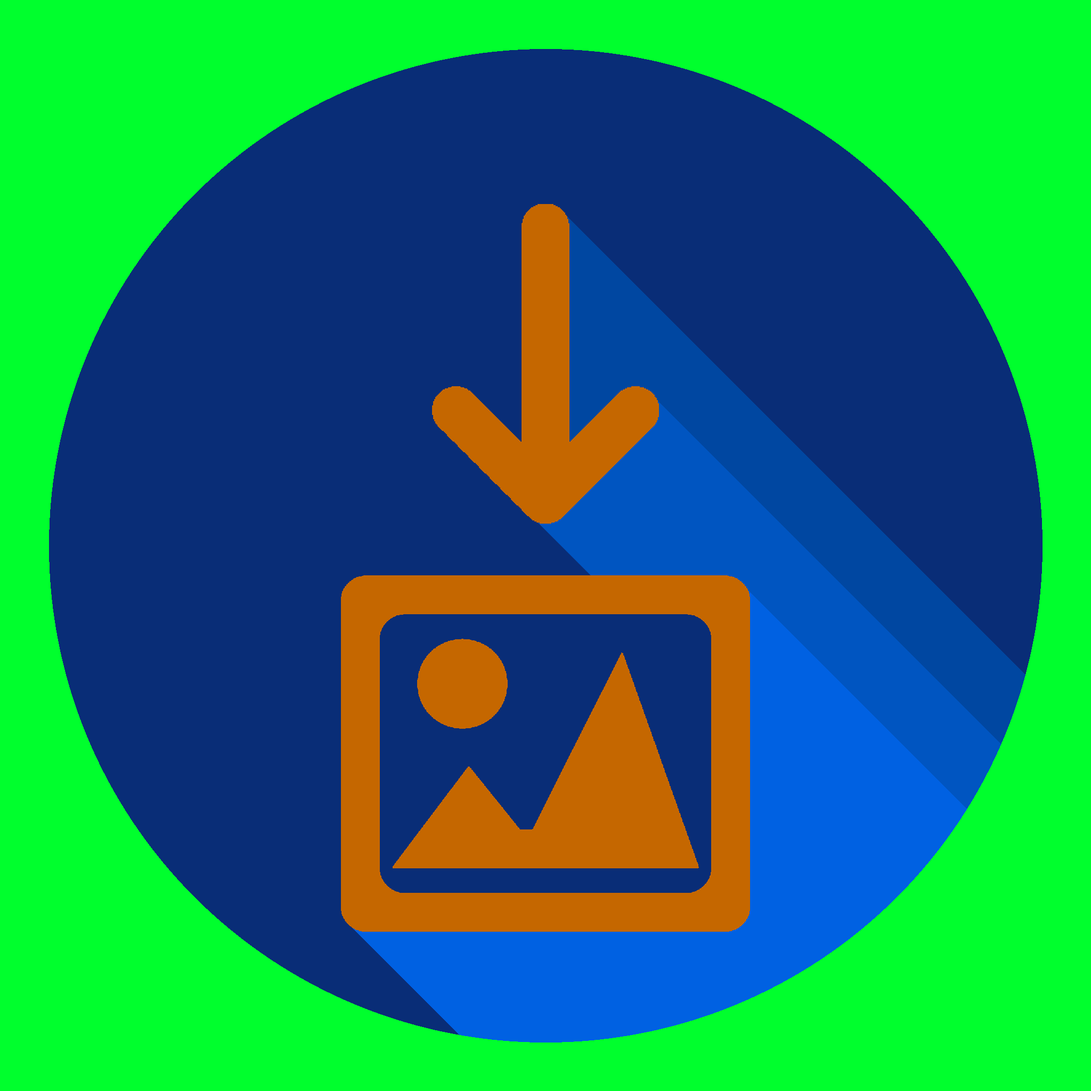
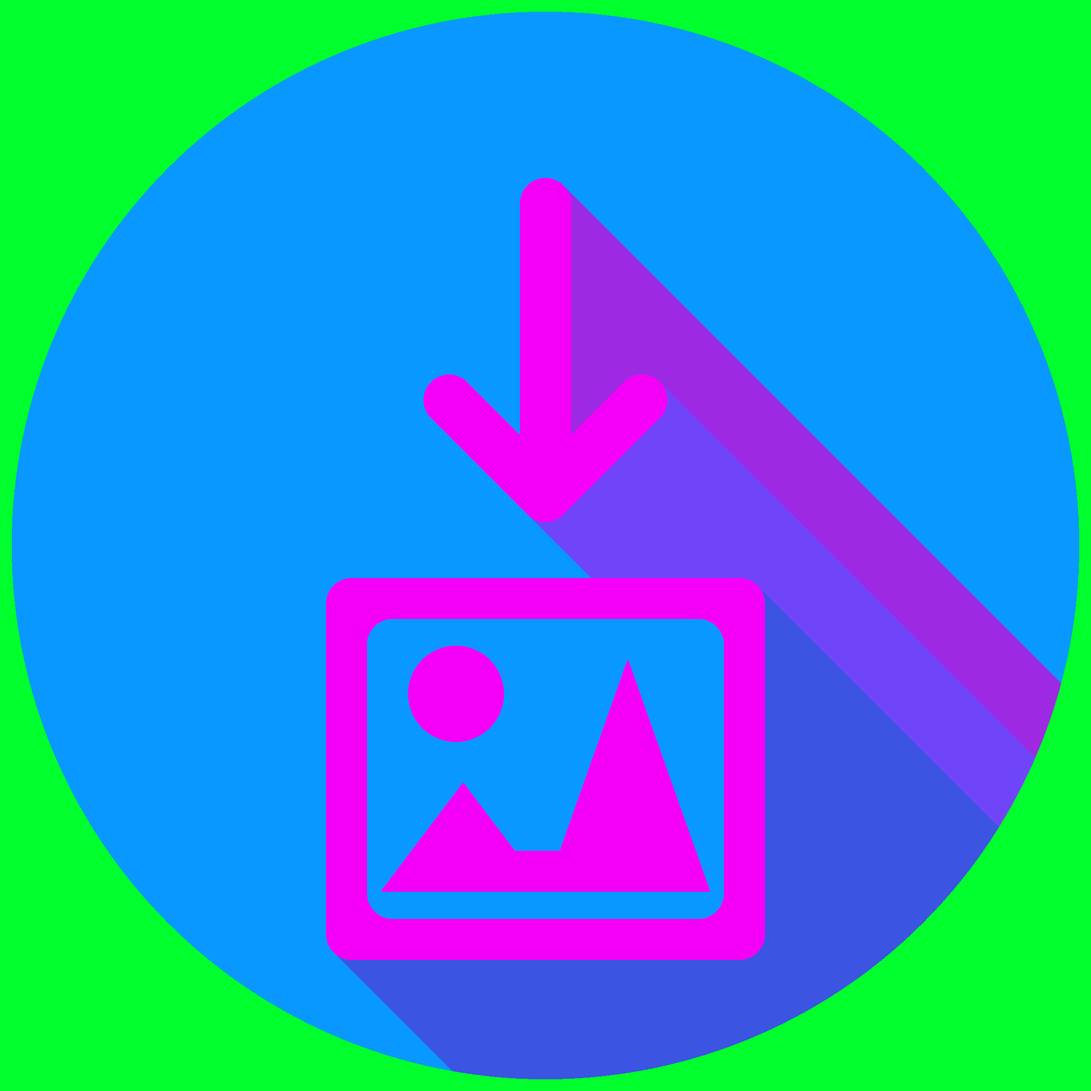
Revision of a layered 1091 × 1091 image; what changed, layer by layer:
renamed "Sichtbar" to "download_sign", painted on it over [326, 178, 766, 961]
renamed "Ebene #2" to "circle", painted on it over [11, 11, 1080, 1080]
removed layer "Ebene #1" from group "Ebenengruppe #1" over [348, 209, 1080, 1080]
added group "stripes" with 3 layers in group "background" over [331, 186, 1080, 1080]
added layer "image_stripe" in group "stripes" over [331, 587, 1079, 1080]
added layer "arrow_bottom_stripe" in group "stripes" over [528, 383, 1080, 1078]
added layer "arrow_top_stripe" in group "stripes" over [563, 186, 1080, 1042]
renamed "Hintergrund" to "background_color", painted on it over [11, 11, 1080, 1080]
